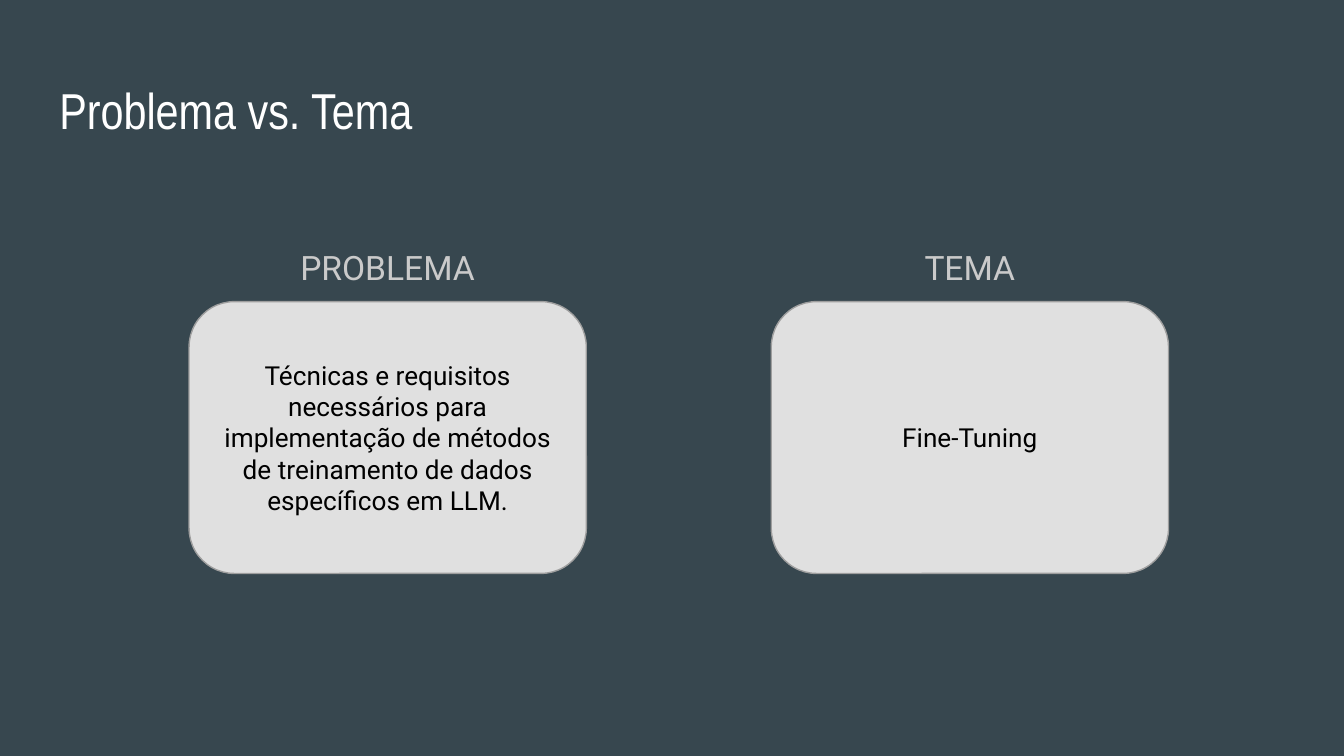
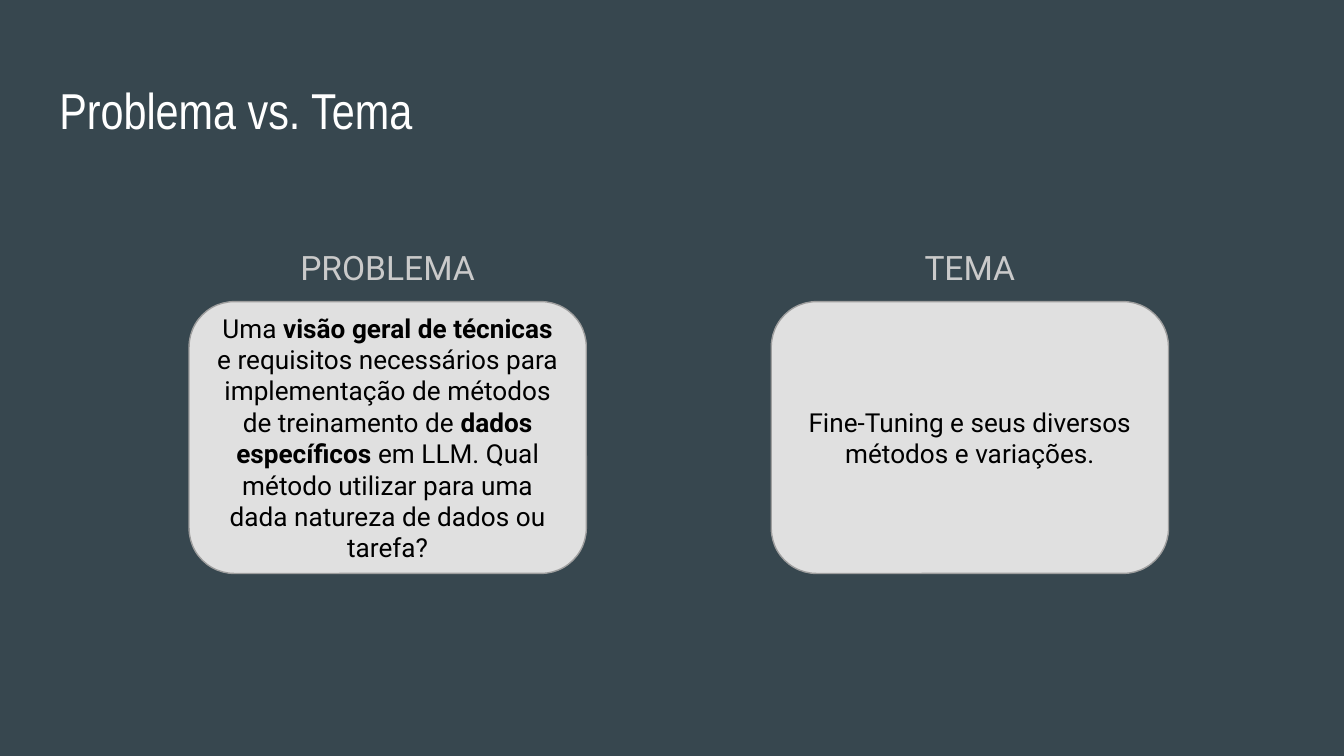
Before and after one commit to tfmiranda/ppgeec2327-t2p2, a slide deck: slide 2 of slides/apresentacao-t2p2.pptx. Drawn at 1344x756 pixels with LibreOffice and Linux fonts; fonts in the diff are those of the drawing. Boxes give left, top, right and bottom in pixels: in the first picture for what was removed or moved away, otherwise in the second. Text is boxed around its words. In the diff, an @@ line names an element or a change of style, - is before the commit and + after.

```diff
--- a/slides/apresentacao-t2p2.pptx
+++ b/slides/apresentacao-t2p2.pptx
@@ text in rounded rectangle at (217,318,558,558): text changed @@
-Técnicas e requisitos necessários para implementação de métodos de treinamento de dados específicos em LLM.
+Uma visão geral de técnicas e requisitos necessários para implementação de métodos de treinamento de dados específicos em LLM. Qual método utilizar para uma dada natureza de dados ou tarefa?
@@ text in rounded rectangle at (809,412,1130,469): text changed @@
-Fine-Tuning
+Fine-Tuning e seus diversos métodos e variações.
```
Also in this commit, not shown: 3 slides added, 2 slides removed, 1 other file.
